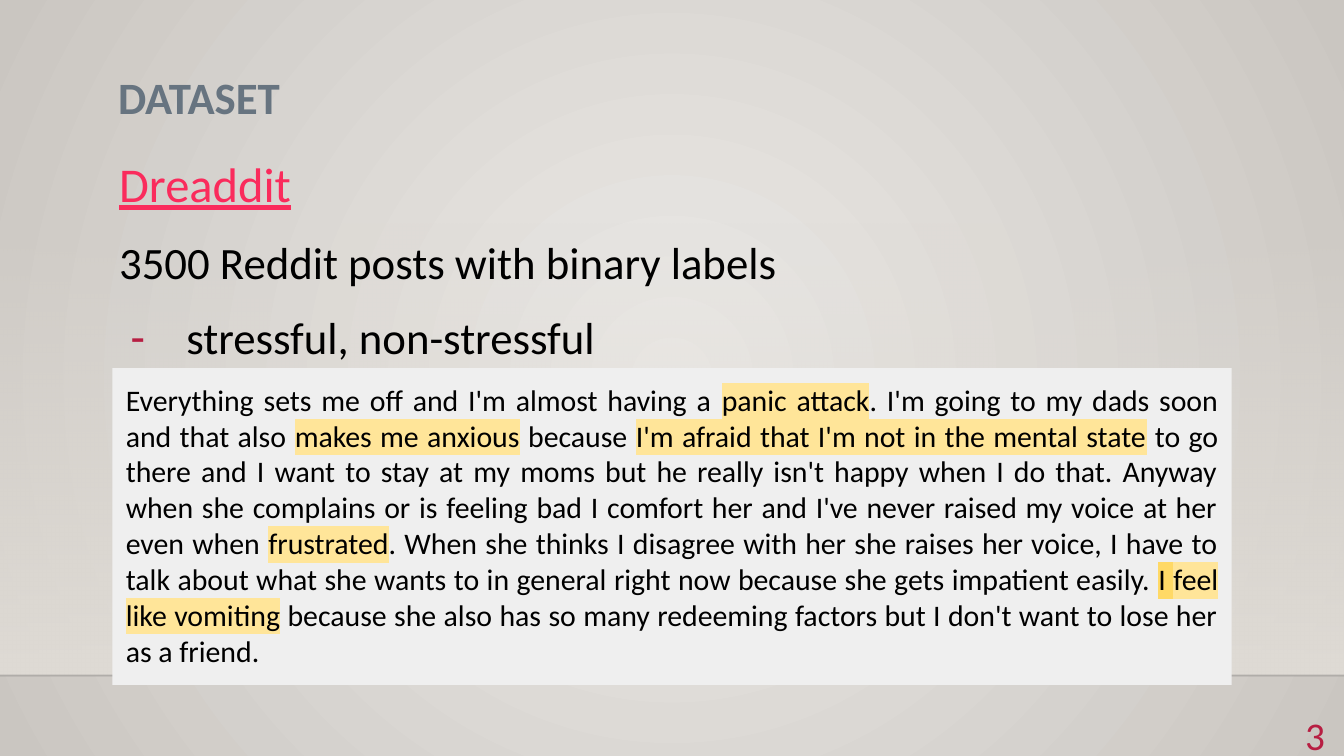
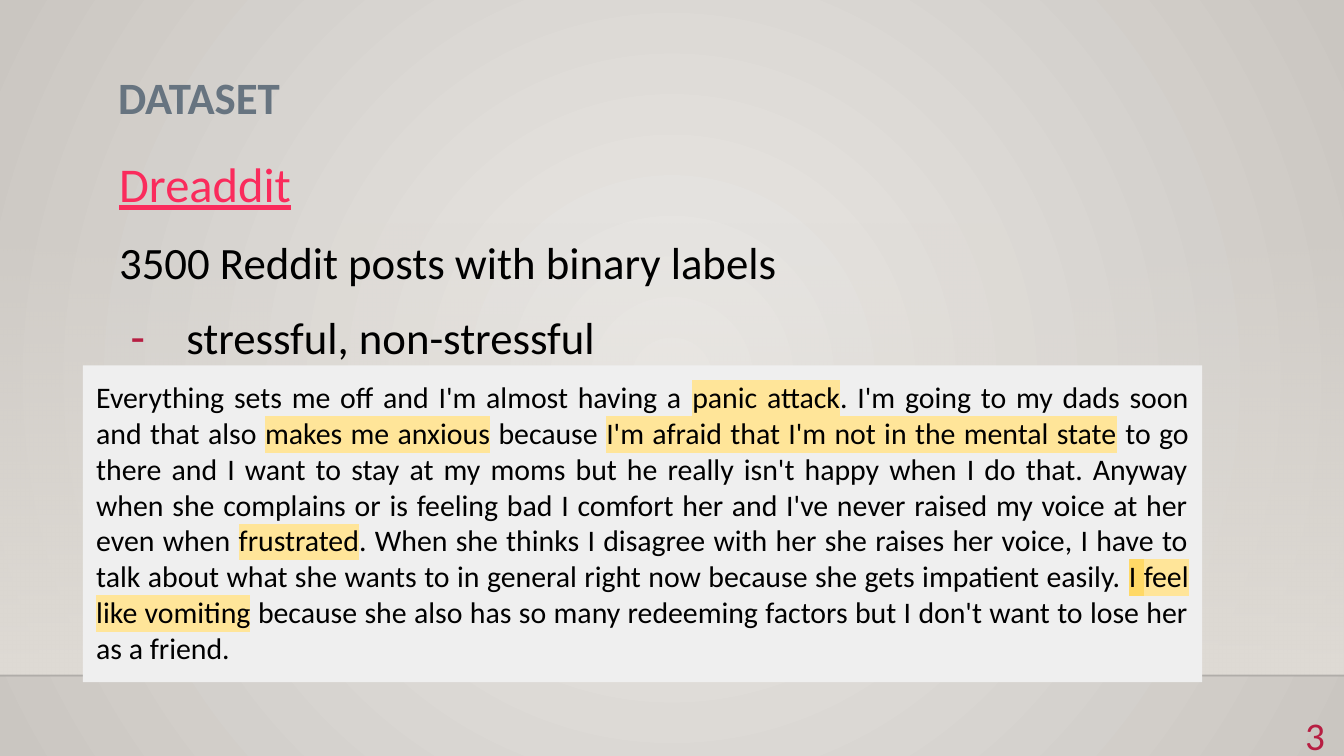
Before and after one commit to BKmarian/Reddit-Stress-Analisys, a slide deck: slide 3 of bionlp.pptx. Drawn at 1344x756 pixels with LibreOffice and Linux fonts; fonts in the diff are those of the drawing; background and template pictures are left out. Boxes give left, top, right and bottom in pixels: in the first picture for what was removed or moved away, otherwise in the second. Text is boxed around its words. In the diff, an @@ line names an element or a change of style, - is before the commit and + after.

```diff
--- a/bionlp.pptx
+++ b/bionlp.pptx
@@ rectangle "Everything sets me off and ...": place and size @@
-rectangle "Everything sets me off and ..." at [113, 368, 1232, 685]
+rectangle "Everything sets me off and ..." at [83, 366, 1203, 683]
```
Also in this commit, not shown: 3 other slides changed, 1 slide removed.
